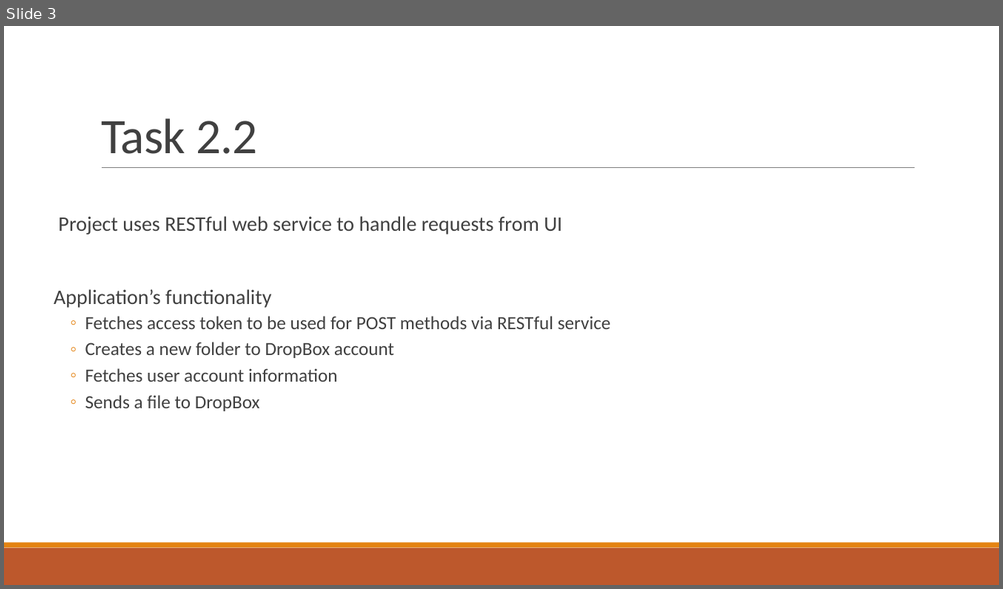
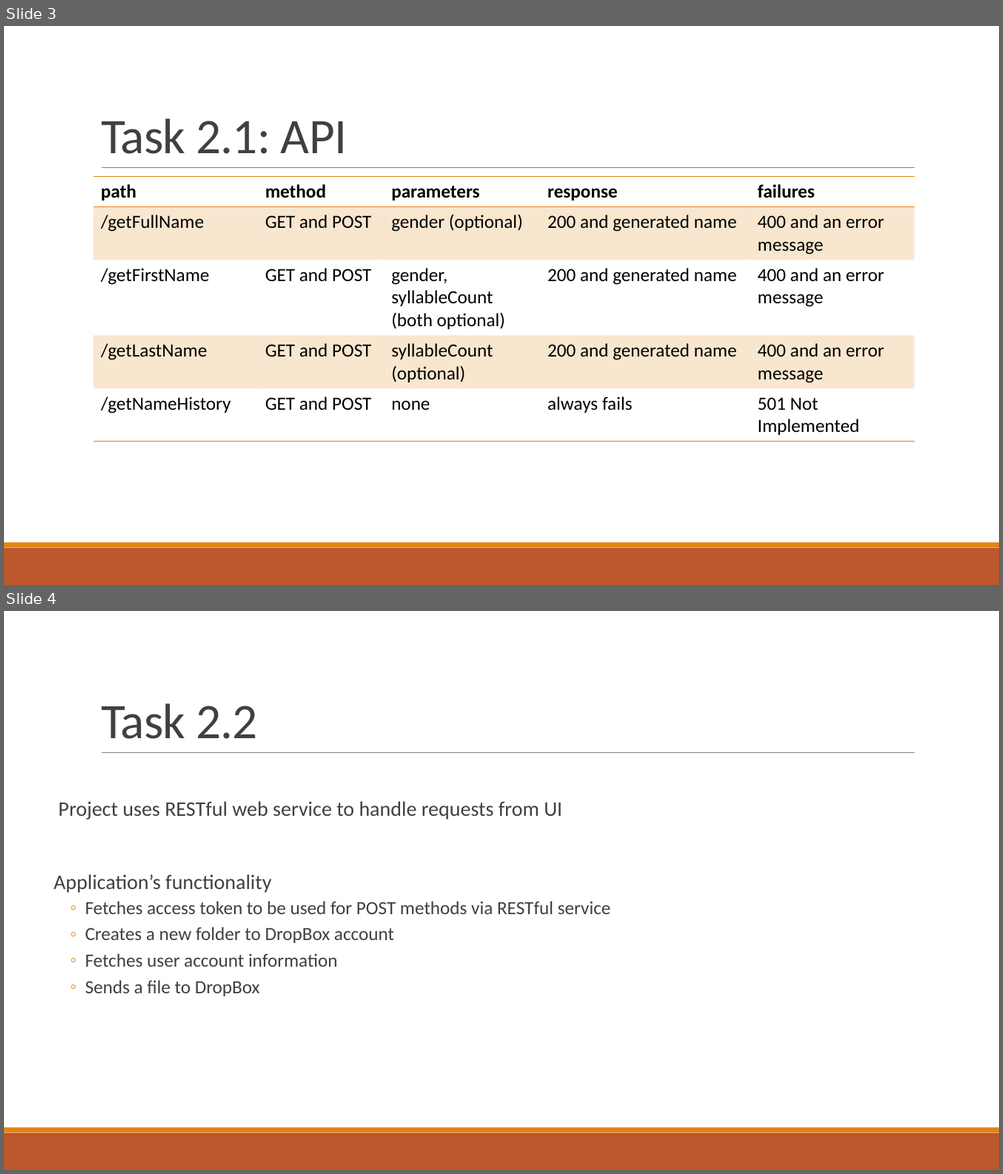
Before and after one commit to Rampastring/ties4560, a slide deck: Task-2/TIES4560 Task 2.pptx. Shown one above the other, each under a label of ours: slide 3 before the commit, slides 3 and 4 after it. The pictures are 1003x589 and 1003x1174 pixels, drawn with LibreOffice and Linux fonts; fonts in the diff are those of the drawing. Boxes give left, top, right and bottom in pixels: in the first picture for what was removed or moved away, otherwise in the second. Text is boxed around its words. In the diff, an @@ line names an element or a change of style, - is before the commit and + after.

Commit message:
Add presentation slides for task 2.1

```diff
--- a/Task-2/TIES4560 Task 2.pptx
+++ b/Task-2/TIES4560 Task 2.pptx
@@ slide 3 added at (4,26,999,585), background #FFFFFF; not listed: 3 template elements that a slide beside it also shows @@
@@ title added at (101,118,347,154), 48 pt, text #404040 @@
+Task 2.1: API
@@ table added at (94,177,914,439), 5 rows, 5 columns @@
+path | method | parameters | response | failures
+/getFullName | GET and POST | gender (optional) | 200 and generated name | 400 and an error message
+/getFirstName | GET and POST | gender, syllableCount (both optional) | 200 and generated name | 400 and an error message
+/getLastName | GET and POST | syllableCount (optional) | 200 and generated name | 400 and an error message
+/getNameHistory | GET and POST | none | always fails | 501 Not Implemented
@@ what was slide 3 is now slide 4 @@
```
Also in this commit, not shown: 2 slides changed.
